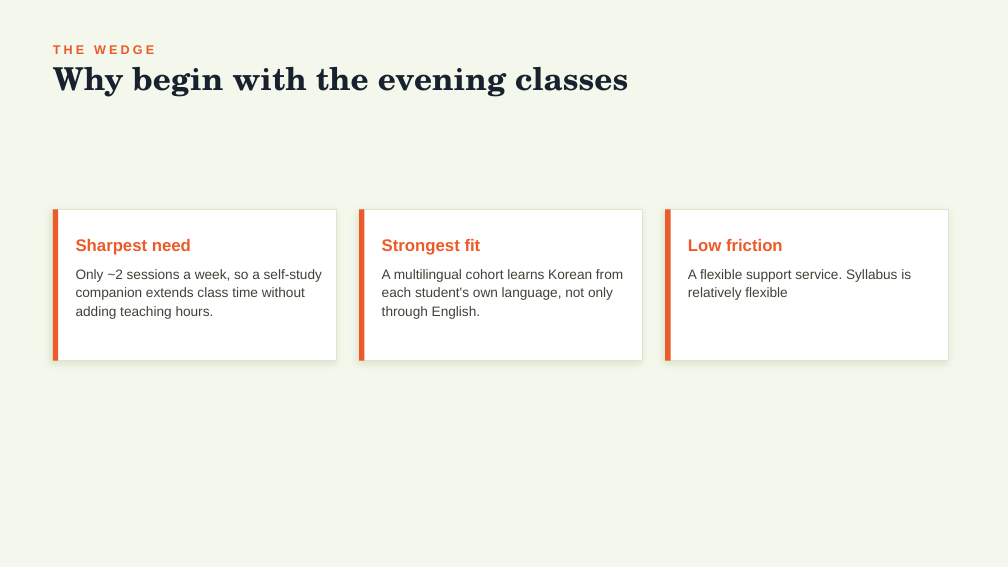
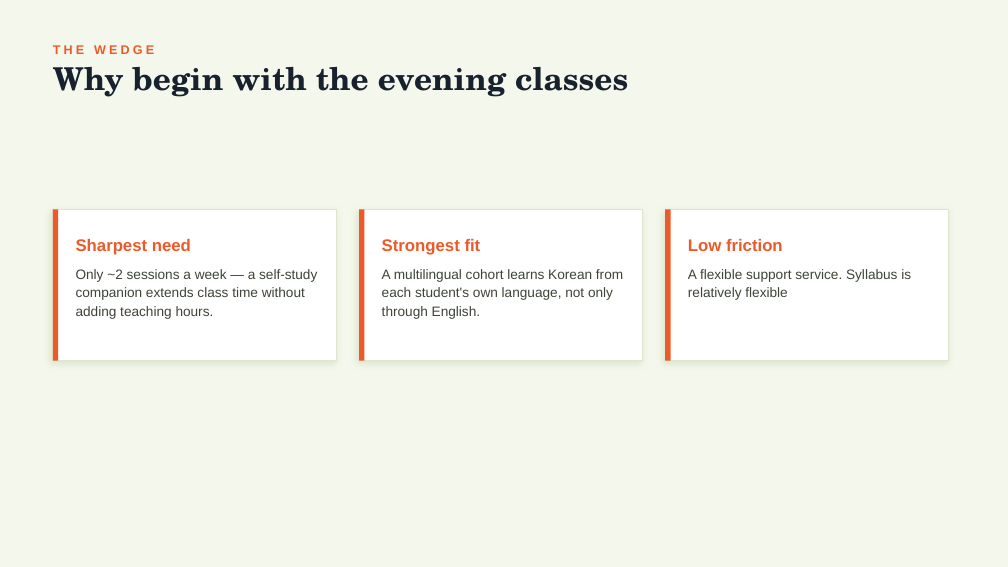
Before and after one commit to Ikechisaviour/Lingo-Booth1, a slide deck: slide 3 of kumoh-pilot/Kumoh_Pitch_Deck.pptx. Drawn at 1008x567 pixels with LibreOffice and Linux fonts; fonts in the diff are those of the drawing. Boxes give left, top, right and bottom in pixels: in the first picture for what was removed or moved away, otherwise in the second. Text is boxed around its words. In the diff, an @@ line names an element or a change of style, - is before the commit and + after.

```diff
--- a/kumoh-pilot/Kumoh_Pitch_Deck.pptx
+++ b/kumoh-pilot/Kumoh_Pitch_Deck.pptx
@@ text at (x1=76, y1=269, x2=317, y2=319): text changed @@
-Only ~2 sessions a week, so a self-study companion extends class time without adding teaching hours.
+Only ~2 sessions a week — a self-study companion extends class time without adding teaching hours.
```
Also in this commit, not shown: 6 other slides changed, 42 other files.
